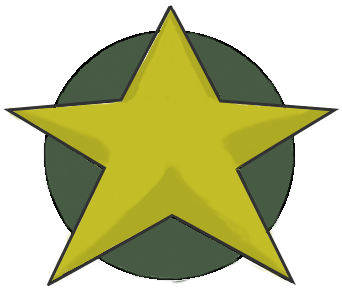
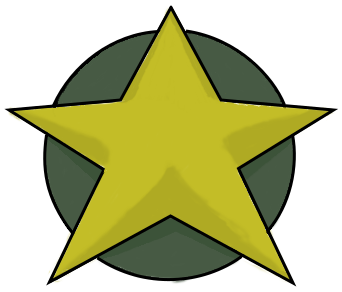
Layer changes from the first 342x292 image to the second:
painted on "Layer #3" over [3, 5, 340, 287]
painted on "Layer #2" over [48, 137, 292, 262]
